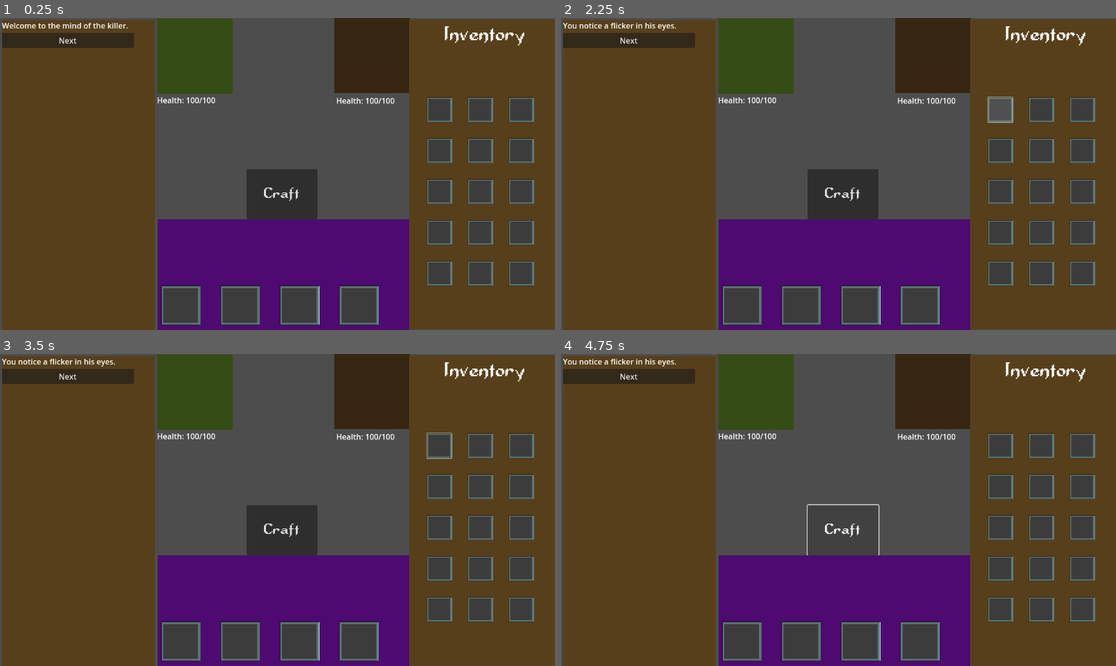
Above: before the commit, frames 1-4 (two rows, left to right).
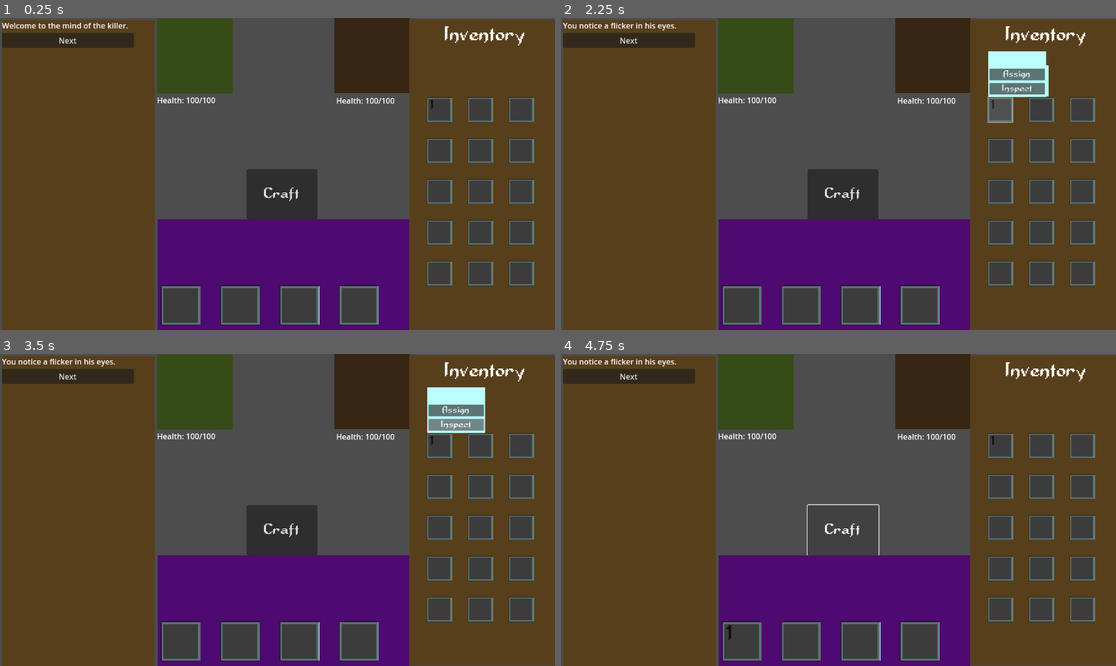
Above: after the commit, the same moments.

Repository: OrePopoola/Psybershock
Game: Godot game, scene res://Scenes/ConversationalCombat/conversational_combat.tscn
Two runs of this game, one before a commit and one after it. Both use one fixed random seed, a clock stepped at 60 frames per second and the inputs below. This scene is started directly instead of the project's main scene.
Inputs (mouse positions are in pixels of both pictures, inside the frame that each line leads up to):
- Up to frame 1 (0.25 s): no input
- Up to frame 2 (2.25 s): click "Next" at 0.5 s; click "Next" at 1.25 s; click (999, 108) at 2.02 s
- Up to frame 3 (3.5 s): click (455, 425) at 2.75 s, where only the run after the commit has a clickable "Inspect"
- Up to frame 4 (4.75 s): click (1016, 410) at 3.5 s, where only the run after the commit has a clickable "Assign"; click "Craft" at 4.25 s

The runs differ from the first frame. In frame 1, less than 0.1% of the frame differs, in the area x 77-81%, y 26-30%; in frame 2, 1.6%, in the area x 76-88%, y 10-30%; in frame 3, 1.6%; in frame 4, less than 0.1%.
Error after the commit: Invalid access to property or key 'dialogue_ui' on a base object of type 'null instance'. (res://3D/3d_dialogue.gd:35)

Commit message:
bugfixes in dungeon

Diff:
--- a/Global/inventory_item_3d.gd
+++ b/Global/inventory_item_3d.gd
@@ -39,13 +39,11 @@
 		"scene_path" : scene_path,
 		"description" : item_description,
 	}
-
-
 	print(item)
-	#Global.add_item(item)
+	Global.add_item(item)
 	print(str(Global.player_node))
 	if Global.player_node:
-		Global.add_item(item)
+		#Global.add_item(item)
 		self.queue_free()
 
 
--- a/Global/inventory_item_3d.tscn
+++ b/Global/inventory_item_3d.tscn
@@ -7,8 +7,11 @@
 
 [node name="Inventory_Item3D" type="Node3D"]
 script = ExtResource("1_di2q1")
+item_type = "Artifact"
+item_name = "Screwdriver"
 item_texture = ExtResource("2_3bf05")
-item_description = null
+item_effect = "Artifact"
+item_description = "A bloody screwdriver"
 
 [node name="Area3D" type="Area3D" parent="."]
 
--- a/Scenes/ConversationalCombat/conversational_combat.tscn
+++ b/Scenes/ConversationalCombat/conversational_combat.tscn
@@ -141,8 +141,7 @@
 
 [node name="Bloody screwdriver" parent="TurnManager" instance=ExtResource("6_mi5jt")]
 visible = false
-item_type = "Artifact"
-item_name = "Screwdriver"
+item_description = "A screwdriver drowned in blood"
 
 [node name="Attack Button" type="Button" parent="TurnManager"]
 visible = false
--- a/Scenes/ConversationalCombat/node.gd
+++ b/Scenes/ConversationalCombat/node.gd
@@ -14,7 +14,9 @@
 @onready var player_portrait = $"../UI/playerPortrait"
 
 func _ready() -> void:
+	print("Screwdriver :" + str(screwdriver))
 	screwdriver.pickup_item()
+
 	next_turn()
 
 #
--- a/conversation_log.gd
+++ b/conversation_log.gd
@@ -99,6 +99,7 @@
 		"texture" : item_texture,
 		"effect" : item_effect,
 		"scene_path" : "res://Global/Inventory_Item_3d.tscn",
+		"description" : " The enemy is slipping up",
 	}
 	Global.add_item(item, true)
 
Not shown, added: export_presets.cfg
Not shown, added: Executable/Psybershock.console.exe
Not shown, added: Executable/Psybershock.exe
Not shown, added: Executable/Psybershock.pck
